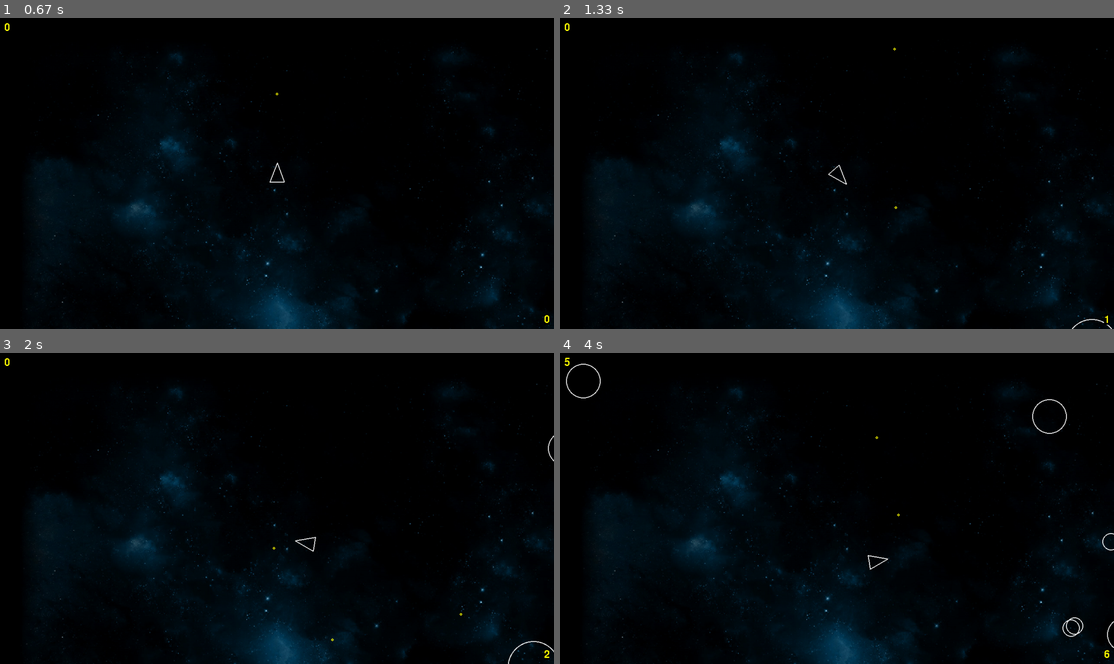
Above: before the commit, frames 1-4 (two rows, left to right).
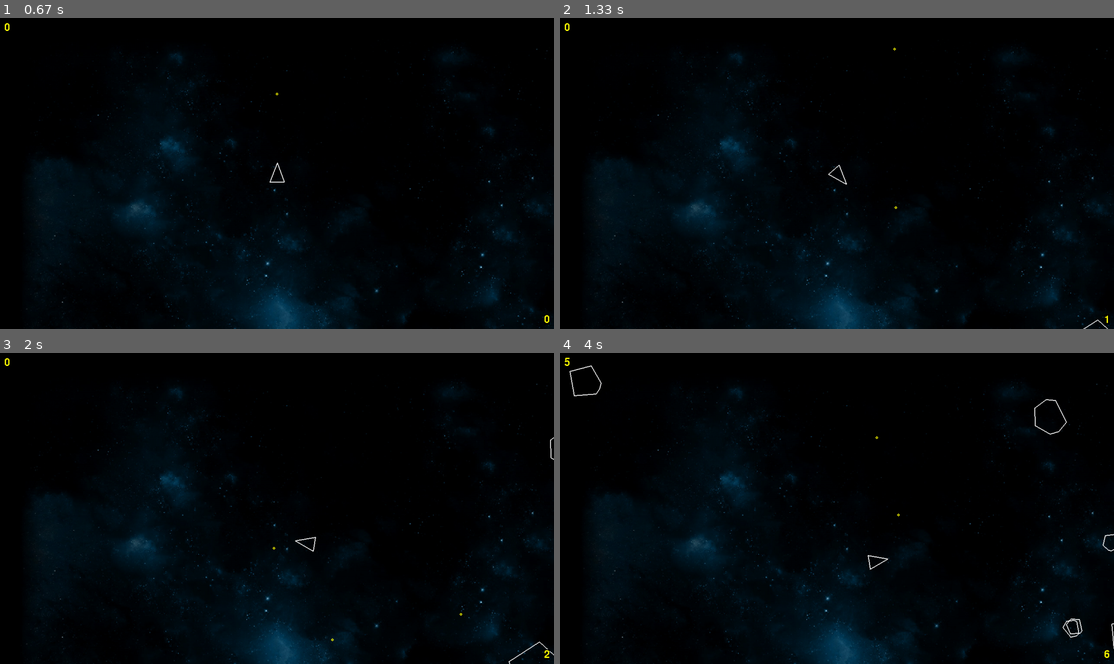
Above: after the commit, the same moments.

Repository: paulhunter/pygame-asteroids
Game: pygame game, started from main.py
Same seed, same stepped clock (60 frames per second), same inputs: the game is played once before the commit and once after it.
Inputs:
- Up to frame 1 (0.67 s): tap Space at 0.33 s
- Up to frame 2 (1.33 s): hold Right 0.67-1.13 s; tap Space at 0.73, 1.03, 1.23 s; hold Up from 1.17 s (still down)
- Up to frame 3 (2 s): release Up at 1.47 s; hold Right 1.5-1.97 s; tap Space at 1.57, 1.87 s
- Up to frame 4 (4 s): hold Left 2-2.53 s; tap Space at 2.07, 2.37, 2.63, 2.97, 3.27, 3.4, 3.8 s; hold Down 2.57-2.87 s; hold Left 2.9-3.3 s; hold Up 3.33-3.7 s; hold Right from 3.73 s (still down)

Frame 1 is identical in both runs. In frame 2, less than 0.1% of the frame differs, in the area x 92-100%, y 96-100%; in frame 3, 0.1%; in frame 4, 0.5%, in the area x 1-100%, y 3-96%.

Commit message:
create non-circular asteroids - collision is still against a circle

Diff:
--- a/asteroid.py
+++ b/asteroid.py
@@ -10,6 +10,19 @@
 
     def __init__(self, x, y, radius):
         super().__init__(x, y, radius)
+
+        # generate the points of the asteroid around the circle of given radius
+        self.__points = []
+        total = 0
+        v = pygame.Vector2(radius, 0).rotate(random.randrange(20,60,1))
+        self.__points.append(v)
+        while True:
+            o = random.randrange(20,110,10)
+            if (total + o > 360):
+                break
+            v = v.rotate(o)
+            self.__points.append(v)
+            total += o
 
 
     def split(self):
@@ -32,7 +45,14 @@
 # circleshape overrides
 
     def draw(self, screen):
-        pygame.draw.circle(screen, "white", self.position, self.radius, 2)
+        # cast the shape points over the current position to create the
+        # polygon to visualize on screen
+        ps = []
+        for p in self.__points:
+            ps.append(self.position + p)
+        pygame.draw.polygon(screen, "white", ps, 2)
+
+        # pygame.draw.circle(screen, "white", self.position, self.radius, 2)
 
 
     def update(self, dt):
